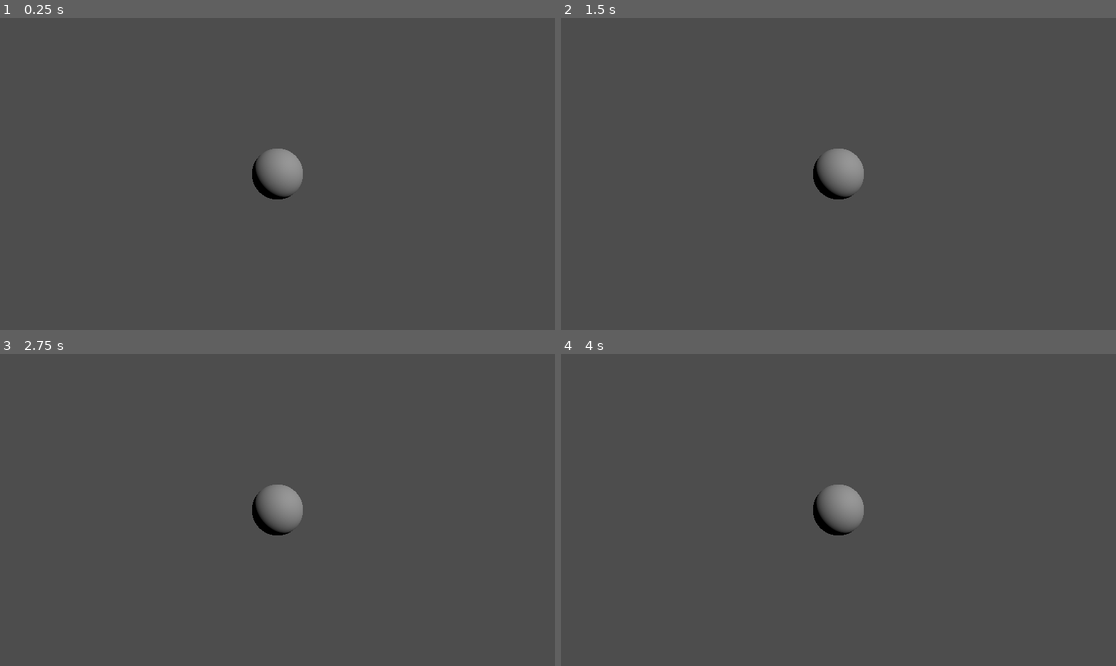
Above: before the commit, frames 1-4 (two rows, left to right).
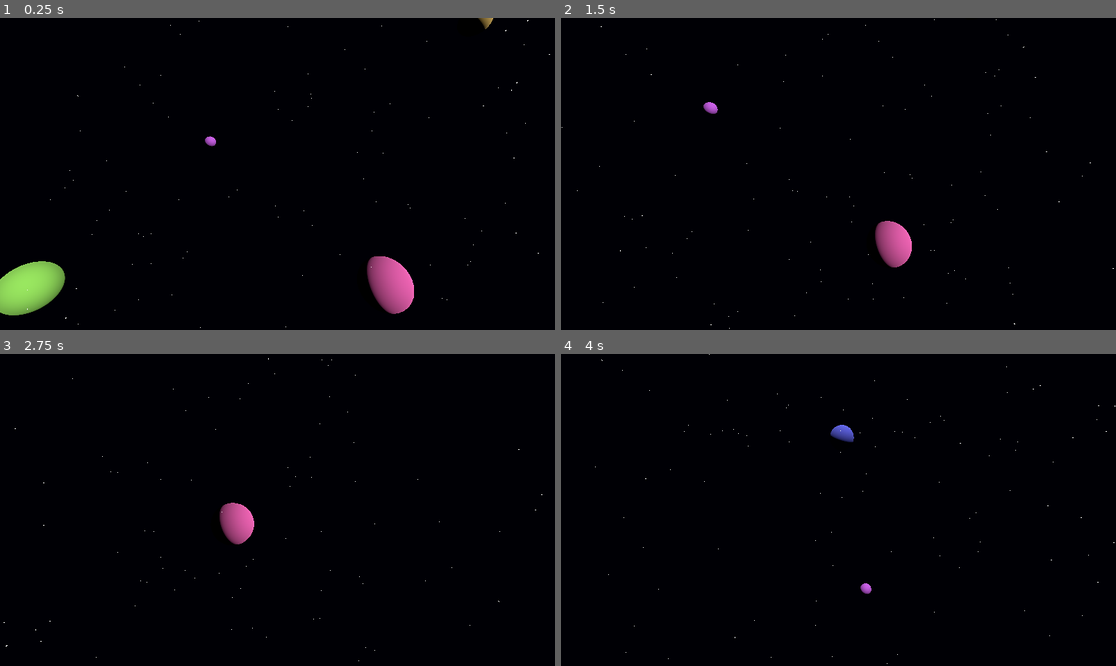
Above: after the commit, the same moments.

Repository: sebasbp466-dot/espacio
Game: Godot game, scene res://main.tscn
Two runs of this game, one before a commit and one after it. Both use one fixed random seed, a clock stepped at 60 frames per second and the inputs below.
Inputs (mouse positions are in pixels of both pictures, inside the frame that each line leads up to):
- Up to frame 1 (0.25 s): no input
- Up to frame 2 (1.5 s): tap Enter at 0.5 s; move the mouse to (960, 158) at 0.52 s; click (960, 158) at 0.67 s; drag from (727, 189) to (810, 236) at 1.27 s
- Up to frame 3 (2.75 s): tap Space at 2 s; move the mouse to (333, 441) at 2.02 s; click (333, 441) at 2.17 s
- Up to frame 4 (4 s): tap Enter at 2.75 s; drag from (810, 572) to (672, 463) at 2.77 s; tap Space at 3.5 s; move the mouse to (1005, 556) at 3.52 s; click (1005, 556) at 3.67 s

The runs differ from the first frame. In frame 1, 100% of the frame differs, in the area x 0-100%, y 0-100%; in frame 2, 100%; in frame 3, 100%; in frame 4, 100%.

Commit message:
paso 2: nave primera persona

Diff:
--- a/main.gd
+++ b/main.gd
@@ -1,14 +1,93 @@
 extends Node3D
-var planeta: MeshInstance3D
+
+var nave: Node3D
+var fondo: Node3D
+var vel := Vector3.ZERO
+var dedos := {}
+
 func _ready():
-	var cam = Camera3D.new()
-	cam.position = Vector3(0, 0, 4)
-	add_child(cam)
-	var luz = DirectionalLight3D.new()
-	luz.rotation_degrees = Vector3(-30, 40, 0)
-	add_child(luz)
-	planeta = MeshInstance3D.new()
-	planeta.mesh = SphereMesh.new()
-	add_child(planeta)
+    nave = Node3D.new()
+    add_child(nave)
+    var cam = Camera3D.new()
+    cam.far = 100000
+    nave.add_child(cam)
+
+    var luz = DirectionalLight3D.new()
+    luz.rotation_degrees = Vector3(-30, 40, 0)
+    add_child(luz)
+
+    var env = WorldEnvironment.new()
+    env.environment = Environment.new()
+    env.environment.background_mode = Environment.BG_COLOR
+    env.environment.background_color = Color(0, 0, 0.02)
+    add_child(env)
+
+    fondo = Node3D.new()
+    add_child(fondo)
+    _estrellas()
+    _planetas_prueba()
+
+func _estrellas():
+    var mat = StandardMaterial3D.new()
+    mat.shading_mode = BaseMaterial3D.SHADING_MODE_UNSHADED
+    mat.albedo_color = Color.WHITE
+    var m = SphereMesh.new()
+    m.radius = 0.5
+    m.height = 1.0
+    m.radial_segments = 4
+    m.rings = 2
+    m.material = mat
+    var mm = MultiMesh.new()
+    mm.transform_format = MultiMesh.TRANSFORM_3D
+    mm.instance_count = 800
+    mm.mesh = m
+    for i in 800:
+        var dir = Vector3(randf() - 0.5, randf() - 0.5, randf() - 0.5).normalized()
+        mm.set_instance_transform(i, Transform3D(Basis(), dir * randf_range(300, 400)))
+    var inst = MultiMeshInstance3D.new()
+    inst.multimesh = mm
+    fondo.add_child(inst)
+
+func _planetas_prueba():
+    for i in 5:
+        var r = randf_range(20, 80)
+        var s = SphereMesh.new()
+        s.radius = r
+        s.height = r * 2.0
+        s.radial_segments = 48
+        s.rings = 24
+        var mat = StandardMaterial3D.new()
+        mat.albedo_color = Color.from_hsv(randf(), 0.6, 0.9)
+        s.material = mat
+        var p = MeshInstance3D.new()
+        p.mesh = s
+        var dir = Vector3(randf() - 0.5, randf() - 0.5, -randf() - 0.2).normalized()
+        p.position = dir * randf_range(300, 1500)
+        add_child(p)
+
+func _input(e):
+    var w = get_viewport().get_visible_rect().size.x
+    if e is InputEventScreenTouch:
+        if e.pressed:
+            dedos[e.index] = e.position
+        else:
+            dedos.erase(e.index)
+    elif e is InputEventScreenDrag:
+        dedos[e.index] = e.position
+        if e.position.x < w * 0.5:
+            nave.rotate_object_local(Vector3.UP, -e.relative.x * 0.004)
+            nave.rotate_object_local(Vector3.RIGHT, -e.relative.y * 0.004)
+
 func _process(d):
-	planeta.rotate_y(d * 0.5)
+    var w = get_viewport().get_visible_rect().size.x
+    var empuje = false
+    for p in dedos.values():
+        if p.x > w * 0.5:
+            empuje = true
+    if empuje:
+        vel += -nave.global_transform.basis.z * 120.0 * d
+        vel = vel.limit_length(1500.0)
+    else:
+        vel *= (1.0 - 0.4 * d)
+    nave.position += vel * d
+    fondo.global_position = nave.global_position
